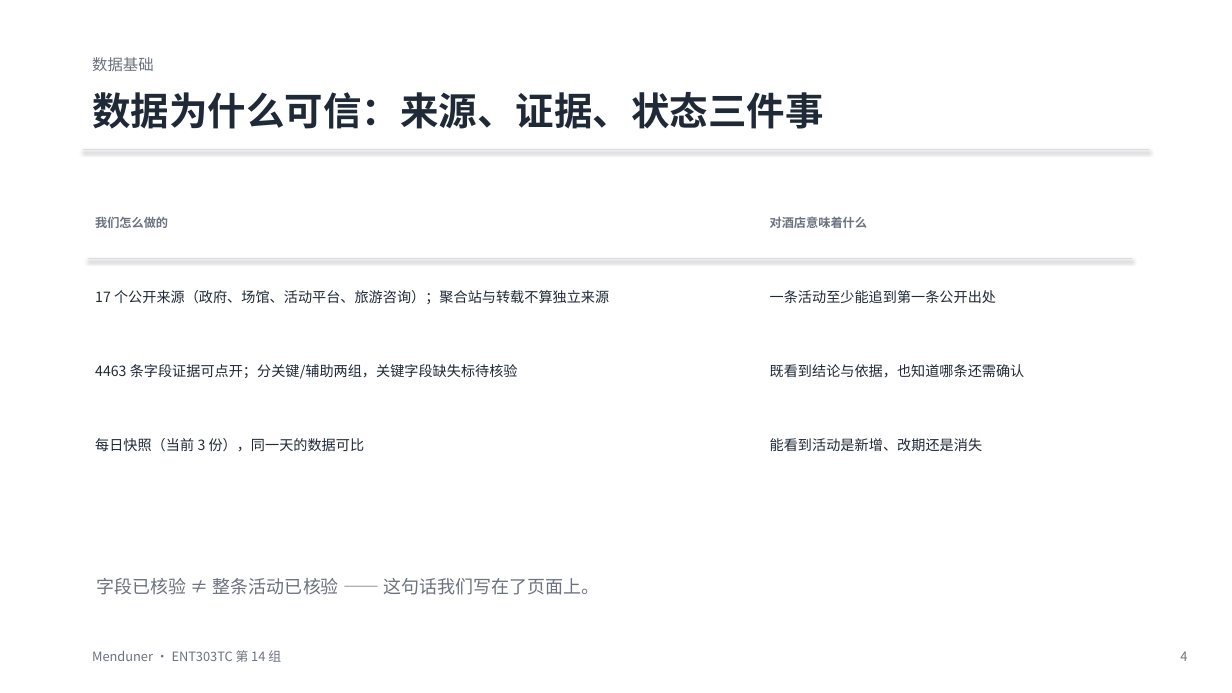
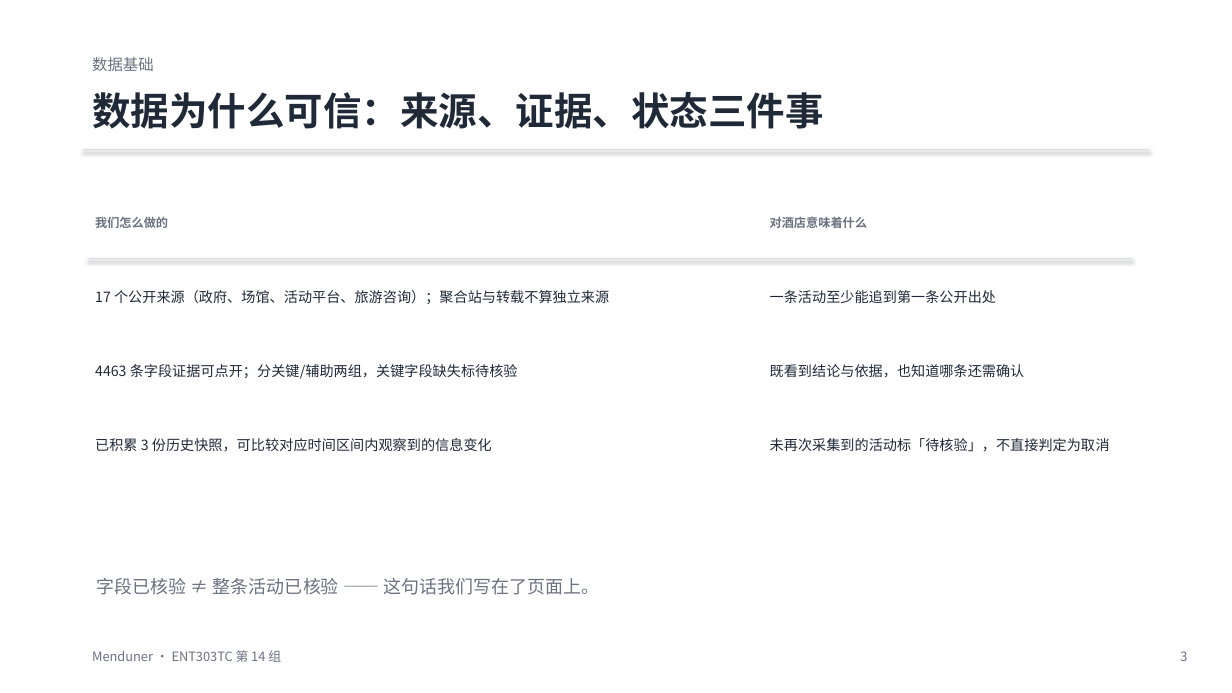
Before and after one commit to Haoran-Ding23/Menduner, a slide deck: slide 3 of deliverables/Menduner_企业导师交流.pptx (slide 4 before the commit). Drawn at 1232x693 pixels with LibreOffice and Linux fonts; fonts in the diff are those of the drawing. Boxes give left, top, right and bottom in pixels: in the first picture for what was removed or moved away, otherwise in the second. Text is boxed around its words. In the diff, an @@ line names an element or a change of style, - is before the commit and + after.

```diff
--- a/deliverables/Menduner_企业导师交流.pptx
+++ b/deliverables/Menduner_企业导师交流.pptx
@@ table at bbox=[88, 185, 1132, 481] @@
-row 4, column 1: 每日快照（当前 3 份），同一天的数据可比
+row 4, column 1: 已积累 3 份历史快照，可比较对应时间区间内观察到的信息变化
-row 4, column 2: 能看到活动是新增、改期还是消失
+row 4, column 2: 未再次采集到的活动标「待核验」，不直接判定为取消
@@ text at bbox=[1180, 651, 1187, 661]: text changed @@
-4
+3
```
Also in this commit, not shown: 8 other slides changed, 5 slides removed, 4 other files.
